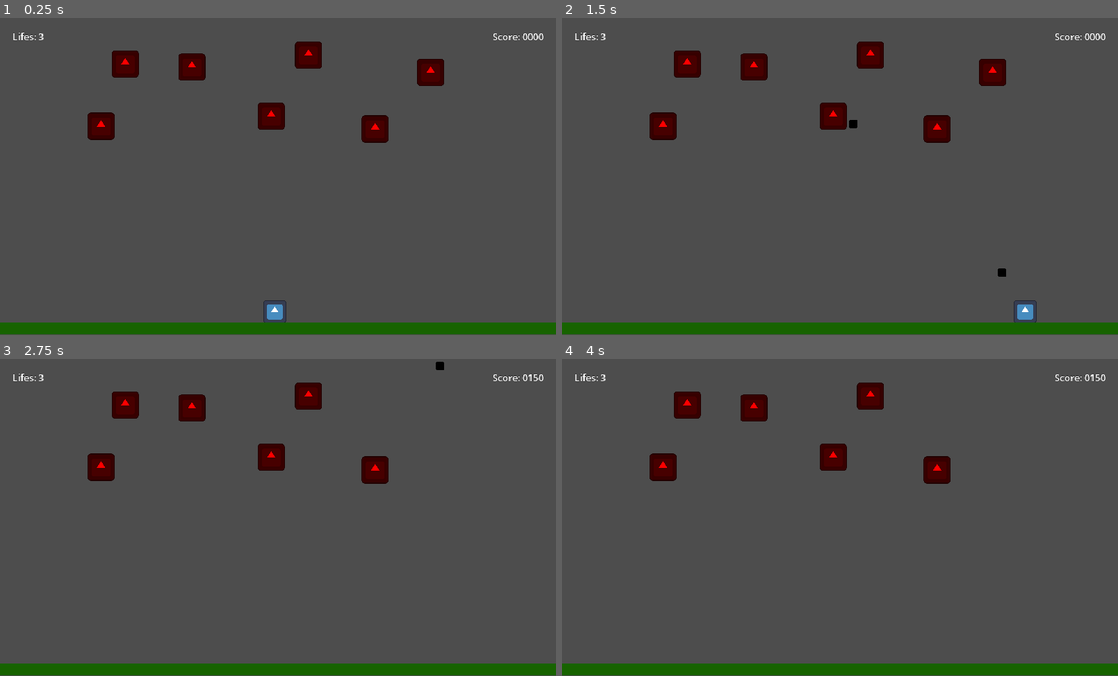
Above: before the commit, frames 1-4 (two rows, left to right).
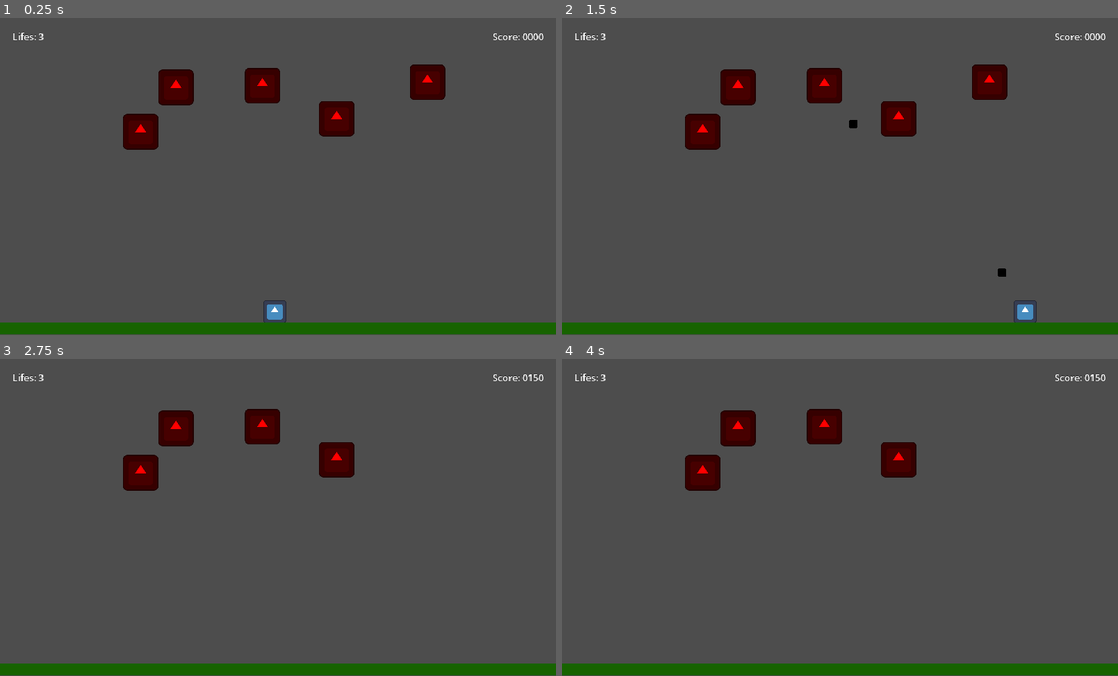
Above: after the commit, the same moments.

Repository: dudufidelis/myFirstGame
Game: Godot game, scene res://scenes/main.tscn
Same seed, same stepped clock (60 frames per second), same inputs: the game is played once before the commit and once after it. The engine's default icon, where the game draws it, is replaced by a stand-in: a white triangle on a blue panel in a dark square.
Inputs:
- Up to frame 1 (0.25 s): no input
- Up to frame 2 (1.5 s): tap Enter at 0.5 s; hold Right (right) from 0.53 s (still down); tap Space (shoot) at 0.6, 1.35 s
- Up to frame 3 (2.75 s): release Right (right) at 2.03 s; hold Left (left) from 2.03 s (still down); tap Space (shoot) at 2.1 s
- Up to frame 4 (4 s): tap Space (shoot) at 2.75, 2.85, 3.6 s; release Left (left) at 2.78 s; hold Right (right) from 2.78 s (still down); tap Enter at 3.5 s

The runs differ from the first frame. In frame 1, 5.7% of the frame differs, in the area x 15-81%, y 7-42%; in frame 2, 5.7%; in frame 3, 5.2%; in frame 4, 5.1%.

Commit message:
logica bala colidir inimigo, some da tela

Diff:
--- a/prefabs/bullet.tscn
+++ b/prefabs/bullet.tscn
@@ -6,7 +6,10 @@
 [sub_resource type="CircleShape2D" id="CircleShape2D_pg82m"]
 radius = 9.0
 
-[node name="bullet" type="CharacterBody2D"]
+[sub_resource type="CircleShape2D" id="CircleShape2D_ig6cx"]
+radius = 9.0
+
+[node name="bullet" type="CharacterBody2D" groups=["player_bullet"]]
 script = ExtResource("1_hsmbh")
 
 [node name="Icon" type="Sprite2D" parent="."]
@@ -21,4 +24,12 @@
 position = Vector2(9.53674e-07, 0)
 scale = Vector2(0.3, 0.3)
 
+[node name="Area2D" type="Area2D" parent="."]
+collision_layer = 4
+collision_mask = 6
+
+[node name="CollisionShape2D" type="CollisionShape2D" parent="Area2D"]
+shape = SubResource("CircleShape2D_ig6cx")
+
 [connection signal="screen_exited" from="notifier" to="." method="_on_notifier_screen_exited"]
+[connection signal="body_entered" from="Area2D" to="." method="_on_area_2d_body_entered"]
--- a/prefabs/enemy.tscn
+++ b/prefabs/enemy.tscn
@@ -1,20 +1,32 @@
-[gd_scene load_steps=4 format=3 uid="uid://cd3dojs6jjehl"]
+[gd_scene load_steps=5 format=3 uid="uid://bg3efcj5emy30"]
 
 [ext_resource type="Texture2D" uid="uid://dqgkndkr37vx2" path="res://icon.svg" id="1_lgx17"]
 [ext_resource type="Script" path="res://scripts/enemy.gd" id="1_n7bh0"]
 
-[sub_resource type="RectangleShape2D" id="RectangleShape2D_1o32w"]
-size = Vector2(65, 66)
+[sub_resource type="RectangleShape2D" id="RectangleShape2D_evc0l"]
+size = Vector2(86, 77)
 
-[node name="enemy" type="Area2D"]
+[sub_resource type="RectangleShape2D" id="RectangleShape2D_ccxdp"]
+size = Vector2(85, 87)
+
+[node name="enemy" type="CharacterBody2D" groups=["enemies"]]
+collision_layer = 2
+collision_mask = 5
 script = ExtResource("1_n7bh0")
+
+[node name="CollisionShape2D" type="CollisionShape2D" parent="."]
+position = Vector2(0, -4.5)
+shape = SubResource("RectangleShape2D_evc0l")
 
 [node name="Sprite2D" type="Sprite2D" parent="."]
 modulate = Color(1, 0, 0, 1)
-scale = Vector2(0.535156, 0.535156)
+scale = Vector2(0.7, 0.7)
 texture = ExtResource("1_lgx17")
 
-[node name="collision" type="CollisionShape2D" parent="."]
-shape = SubResource("RectangleShape2D_1o32w")
+[node name="Area2D" type="Area2D" parent="."]
 
-[connection signal="body_entered" from="." to="." method="_on_body_entered"]
+[node name="CollisionShape2D" type="CollisionShape2D" parent="Area2D"]
+position = Vector2(-0.5, -0.5)
+shape = SubResource("RectangleShape2D_ccxdp")
+
+[connection signal="body_entered" from="Area2D" to="." method="_on_area_2d_body_entered"]
--- a/project.godot
+++ b/project.godot
@@ -46,6 +46,13 @@
 ]
 }
 
+[layer_names]
+
+2d_physics/layer_1="player"
+2d_physics/layer_2="enemies"
+2d_physics/layer_3="player_bullet"
+2d_physics/layer_4="enemies_bullet"
+
 [rendering]
 
 textures/canvas_textures/default_texture_filter=0
--- a/scenes/main.tscn
+++ b/scenes/main.tscn
@@ -48,27 +48,6 @@
 [node name="collision" type="CollisionShape2D" parent="ground"]
 position = Vector2(699, 784.375)
 shape = SubResource("RectangleShape2D_t4akk")
-
-[node name="enemy" parent="." instance=ExtResource("2_2c5bv")]
-position = Vector2(482, 124)
-
-[node name="enemy5" parent="." instance=ExtResource("2_2c5bv")]
-position = Vector2(776, 94)
-
-[node name="enemy6" parent="." instance=ExtResource("2_2c5bv")]
-position = Vector2(314, 116)
-
-[node name="enemy7" parent="." instance=ExtResource("2_2c5bv")]
-position = Vector2(682, 248)
-
-[node name="enemy2" parent="." instance=ExtResource("2_2c5bv")]
-position = Vector2(944, 280)
-
-[node name="enemy3" parent="." instance=ExtResource("2_2c5bv")]
-position = Vector2(253, 273)
-
-[node name="enemy4" parent="." instance=ExtResource("2_2c5bv")]
-position = Vector2(1084, 137)
 
 [node name="Hud" type="CanvasLayer" parent="."]
 
@@ -125,3 +104,20 @@
 text = "0000
 "
 label_settings = SubResource("LabelSettings_080qb")
+
+[node name="enemies" type="Node2D" parent="."]
+
+[node name="enemy" parent="enemies" instance=ExtResource("2_2c5bv")]
+position = Vector2(353, 287)
+
+[node name="enemy2" parent="enemies" instance=ExtResource("2_2c5bv")]
+position = Vector2(847, 254)
+
+[node name="enemy3" parent="enemies" instance=ExtResource("2_2c5bv")]
+position = Vector2(442, 175)
+
+[node name="enemy4" parent="enemies" instance=ExtResource("2_2c5bv")]
+position = Vector2(660, 171)
+
+[node name="enemy5" parent="enemies" instance=ExtResource("2_2c5bv")]
+position = Vector2(1076, 162)
--- a/scripts/bullet.gd
+++ b/scripts/bullet.gd
@@ -8,3 +8,8 @@
 
 func _on_notifier_screen_exited():
 	queue_free()
+
+#Tocar no inimigo o disparo some
+func _on_area_2d_body_entered(body):
+	if body.is_in_group("enemies"):
+		queue_free()
--- a/scripts/enemy.gd
+++ b/scripts/enemy.gd
@@ -1,16 +1,18 @@
-extends Area2D
+extends CharacterBody2D
 
+const speed = 300.0
 var score = 150
-# Called when the node enters the scene tree for the first time.
-func _ready():
-	pass # Replace with function body.
 
+#func _physics_process(delta):
+	#var direction = 1
+	#if direction:
+		#velocity.x = direction * speed
+	#else:
+		#velocity.x = move_toward(velocity.x, 0, speed)
+#
+	#move_and_slide()
 
-# Called every frame. 'delta' is the elapsed time since the previous frame.
-func _process(delta):
-	pass
-
-
-func _on_body_entered(body):
-	Globals.score += score
-	queue_free()
+func _on_area_2d_body_entered(body):
+	if body.is_in_group("player_bullet"):
+		Globals.score += score
+		queue_free()
Not shown: 1 places in prefabs/bullet.tscn that only renumber resources
Not shown: 1 places in scenes/main.tscn that only renumber resources
